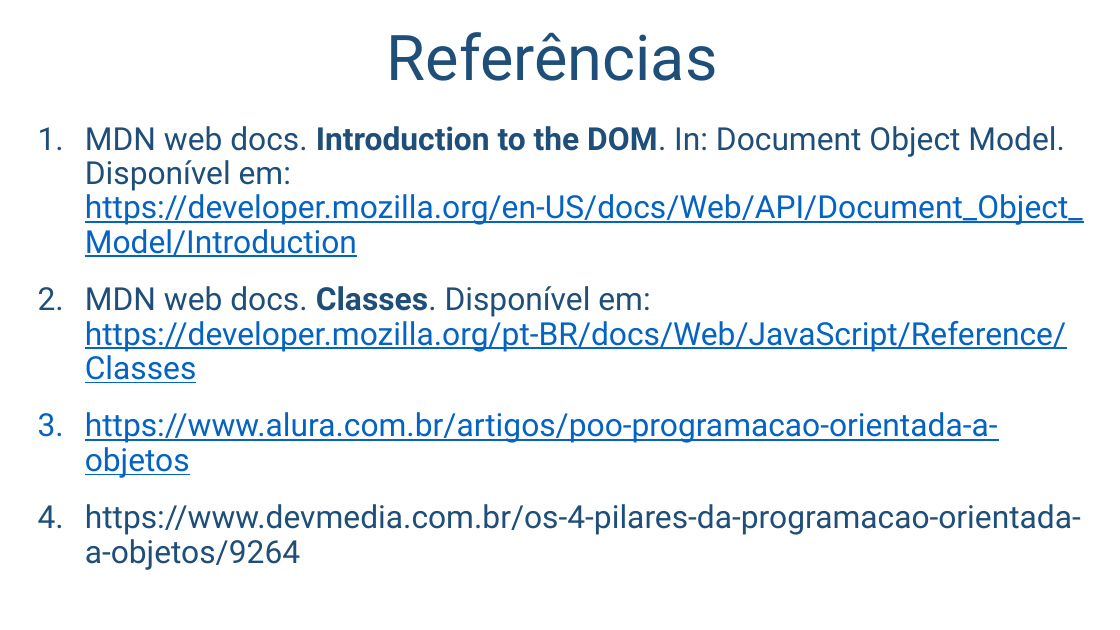
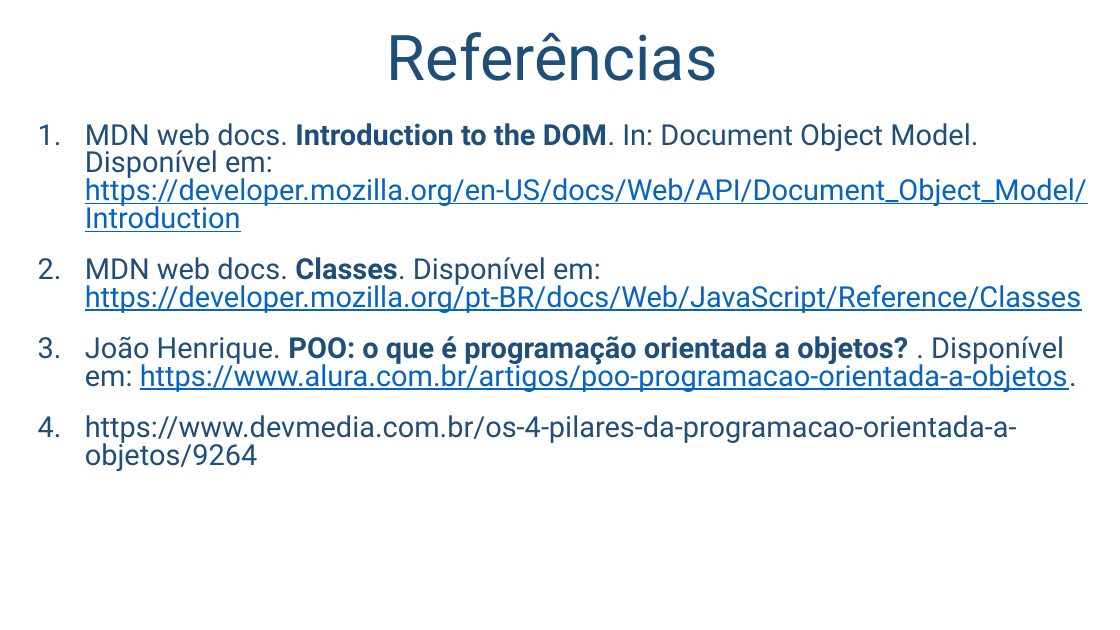
Before and after one commit to salmo-jr/public-slides, a slide deck: slide 12 of React.pptx (slide 11 before the commit). Drawn at 1120x630 pixels with LibreOffice and Linux fonts; fonts in the diff are those of the drawing; background and template pictures are left out. Boxes give left, top, right and bottom in pixels: in the first picture for what was removed or moved away, otherwise in the second. Text is boxed around its words. In the diff, an @@ line names an element or a change of style, - is before the commit and + after.

```diff
--- a/React.pptx
+++ b/React.pptx
@@ text at box(85, 123, 1087, 471): size 27.2 to 24.8 pt in "MDN web docs. Introduction to the DOM. ...", "MDN web docs. Classes. Disponível em: https://developer.mozi ...", "https://www.devmedia.com.br/os-4-pilares-da-programacao-orie ..."; line spacing 0.9 to 0.8 @@
@@ text at box(85, 336, 1077, 392): text changed; size 27.2 to 24.8 pt @@
-3. https://www.alura.com.br/artigos/poo-programacao-orientada-a-objetos
+3. João Henrique. POO: o que é programação orientada a objetos? . Disponível em: https://www.alura.com.br/artigos/poo-programacao-orientada-a-objetos.
```
Also in this commit, not shown: 1 other slide changed, 1 slide added.
